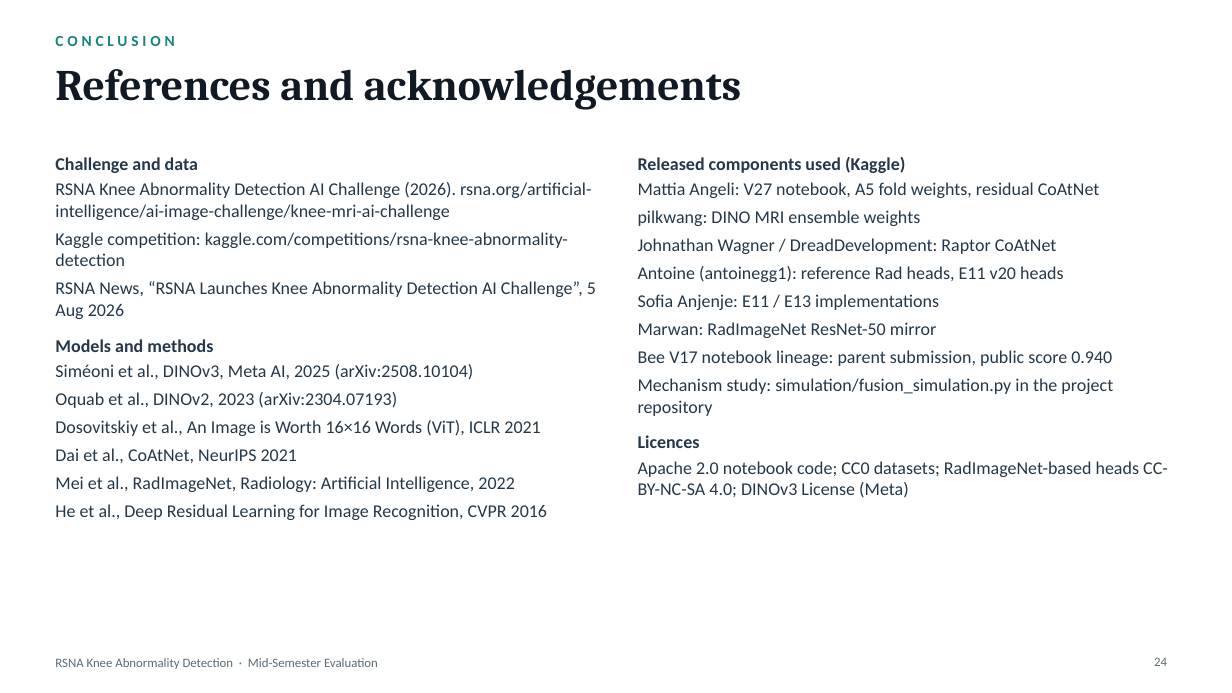
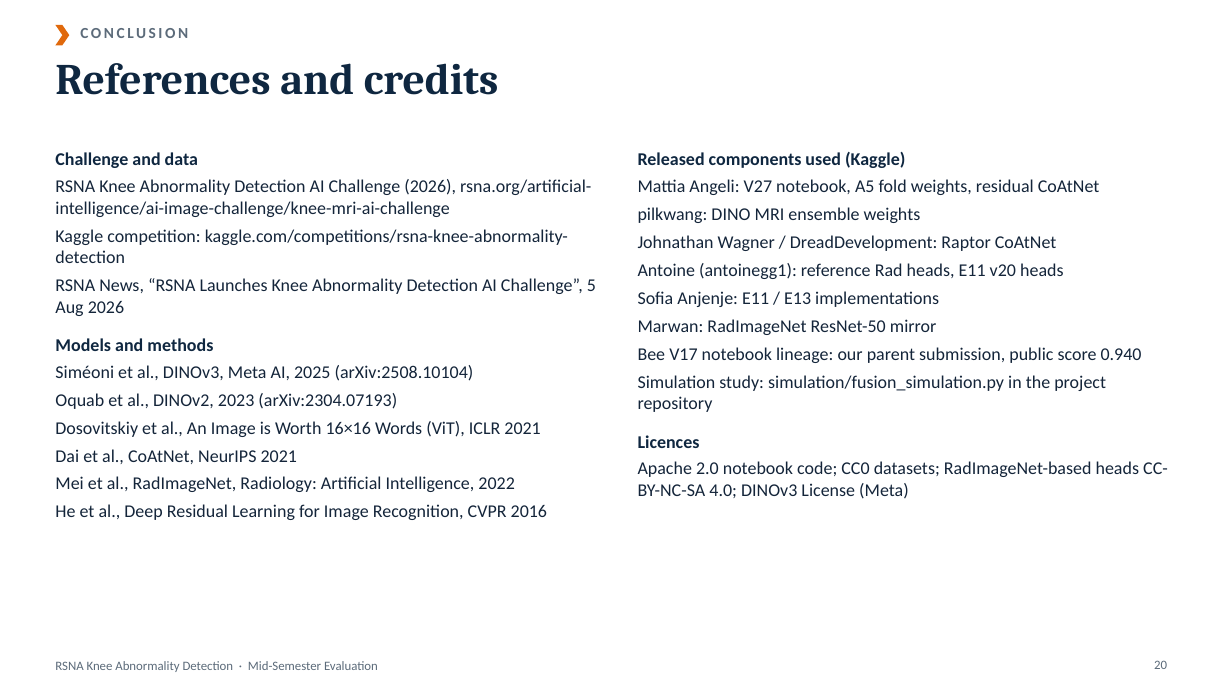
Before and after one commit to abhijitkar10/Sarth, a slide deck: slide 20 of RSNA_Knee_MRI_MidSem_Deck.pptx (slide 24 before the commit). Drawn at 1232x693 pixels with LibreOffice and Linux fonts; fonts in the diff are those of the drawing. Boxes give left, top, right and bottom in pixels: in the first picture for what was removed or moved away, otherwise in the second. Text is boxed around its words. In the diff, an @@ line names an element or a change of style, - is before the commit and + after.

```diff
--- a/RSNA_Knee_MRI_MidSem_Deck.pptx
+++ b/RSNA_Knee_MRI_MidSem_Deck.pptx
@@ chevron added at (x1=55, y1=25, x2=69, y2=45), fill #E0690C @@
@@ text "CONCLUSION" moved from (x1=55, y1=36, x2=174, y2=46) to (x1=80, y1=28, x2=188, y2=38) @@
@@ text "CONCLUSION" at (x1=80, y1=28, x2=188, y2=38): text colour #15857B to #5C6B7A, letter spacing 3 to 2 pt; less space between paragraphs @@
@@ title at (x1=55, y1=63, x2=499, y2=95): text changed; text colour #111A24 to #0F2740 @@
-References and acknowledgements
+References and credits
@@ text at (x1=55, y1=179, x2=591, y2=217): text changed; text colour #24384A to #14253A @@
-RSNA Knee Abnormality Detection AI Challenge (2026). rsna.org/artificial-intelligence/ai-image-challenge/knee-mri-ai-challenge
+RSNA Knee Abnormality Detection AI Challenge (2026), rsna.org/artificial-intelligence/ai-image-challenge/knee-mri-ai-challenge
@@ text at (x1=55, y1=152, x2=596, y2=520): text colour #24384A to #0F2740 in "Challenge and data", "Models and methods"; text colour #24384A to #14253A in "Kaggle competition: kaggle.com/competitions/rsna-knee-abnorm ...", "RSNA News, “RSNA Launches Knee Abnormality Detection ...", "Siméoni et al., DINOv3, Meta AI, 2025 ...", "Oquab et al., DINOv2, 2023 (arXiv:2304.07193)" and 4 more places; more space between paragraphs @@
@@ text at (x1=638, y1=152, x2=1168, y2=499): text colour #24384A to #0F2740 in "Released components used (Kaggle)", "Licences"; text colour #24384A to #14253A in "Mattia Angeli: V27 notebook, A5 fold weights, ...", "pilkwang: DINO MRI ensemble weights", "Johnathan Wagner / DreadDevelopment: Raptor CoAtNet", "Antoine (antoinegg1): reference Rad heads, E11 v20 ..." and 3 more places; more space between paragraphs @@
@@ text at (x1=638, y1=347, x2=1142, y2=412): text changed; text colour #24384A to #14253A @@
-Bee V17 notebook lineage: parent submission, public score 0.940
-Mechanism study: simulation/fusion_simulation.py in the project repository
+Bee V17 notebook lineage: our parent submission, public score 0.940
+Simulation study: simulation/fusion_simulation.py in the project repository
@@ text "RSNA Knee Abnormality Detection · ..." at (x1=55, y1=661, x2=378, y2=672): text colour #5B6B7A to #5C6B7A @@
@@ page number removed at (x1=1154, y1=657, x2=1167, y2=666) @@
-24
@@ page number added at (x1=1154, y1=660, x2=1167, y2=669), 10 pt, text #5C6B7A @@
+20
```
Also in this commit, not shown: 11 other slides changed, 12 slides added, 13 slides removed, 5 other files.
